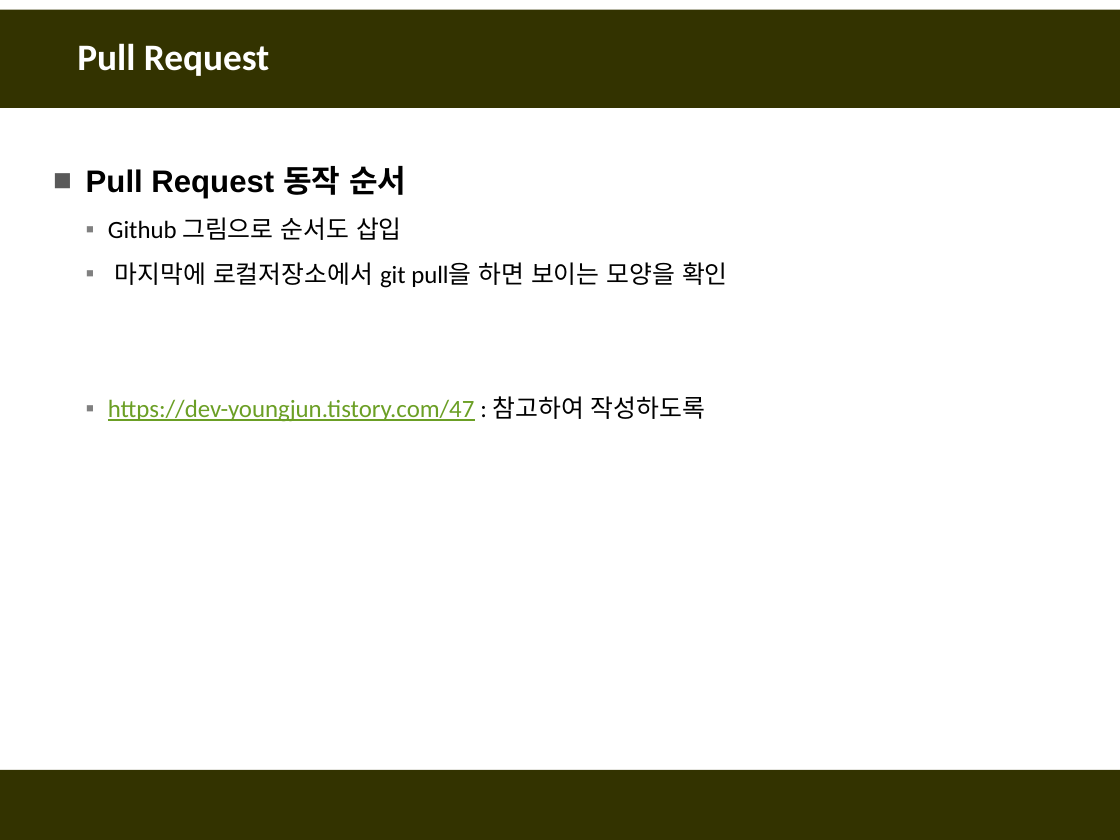
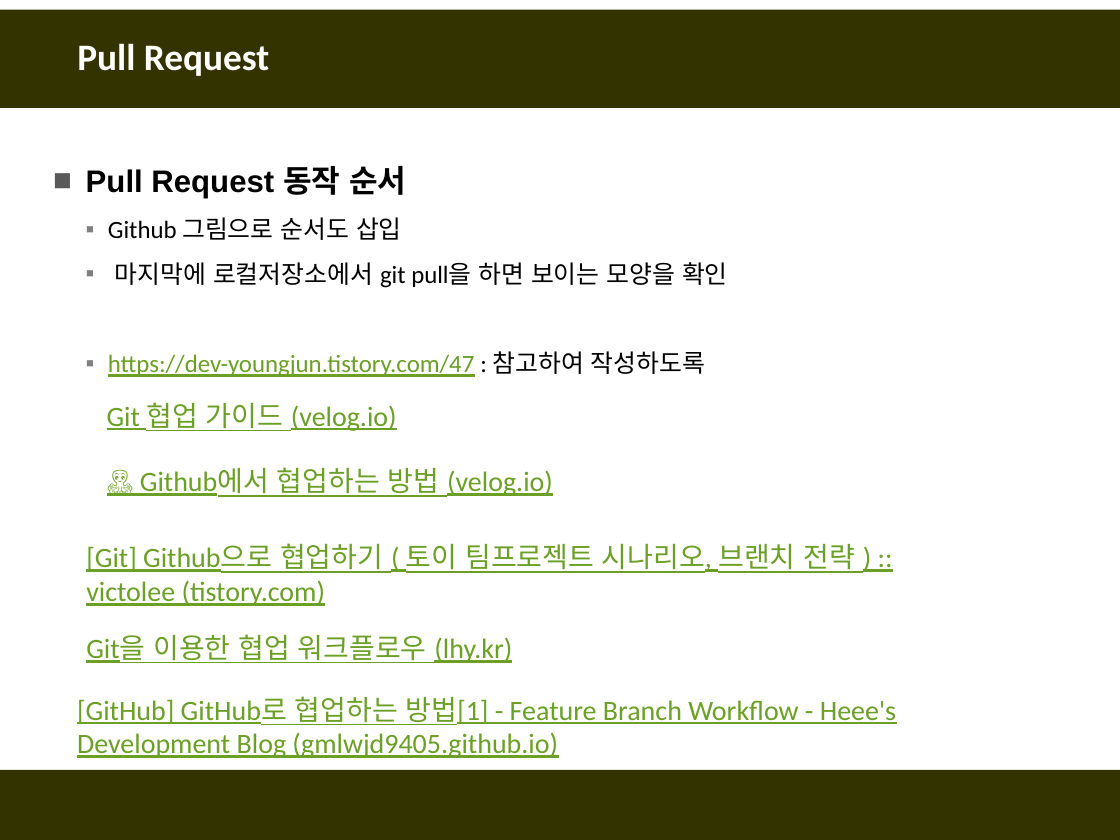
Before and after one commit to fasthill/github-lecture, a slide deck: slide 67 of git및github첫걸음3-원격저장소이용.pptx (slide 66 before the commit). Drawn at 1120x840 pixels with LibreOffice and Linux fonts; fonts in the diff are those of the drawing. Boxes give left, top, right and bottom in pixels: in the first picture for what was removed or moved away, otherwise in the second. Text is boxed around its words. In the diff, an @@ line names an element or a change of style, - is before the commit and + after.

```diff
--- a/git및github첫걸음3-원격저장소이용.pptx
+++ b/git및github첫걸음3-원격저장소이용.pptx
@@ text "Pull Request 동작 순서" rewrapped from (86,166,728,422) to (86,166,728,377) @@
@@ text added at (107,402,397,431), 18 pt, text #6B9F25, underline @@
+Git 협업 가이드 (velog.io)
@@ text added at (140,467,553,497), 18 pt, text #6B9F25, underline @@
+🐙 Github에서 협업하는 방법 (velog.io)
@@ text added at (86,543,855,606), 18 pt, text #6B9F25, underline @@
+[Git] Github으로 협업하기 ( 토이 팀프로젝트 시나리오, 브랜치 전략 ) :: victolee (tistory.com)
@@ text added at (86,634,512,663), 18 pt, text #6B9F25, underline @@
+Git을 이용한 협업 워크플로우 (lhy.kr)
@@ text added at (77,696,896,758), 18 pt, text #6B9F25, underline @@
+[GitHub] GitHub로 협업하는 방법[1] - Feature Branch Workflow - Heee's Development Blog (gmlwjd9405.github.io)
```
Also in this commit, not shown: 6 other slides changed, 3 slides added.
